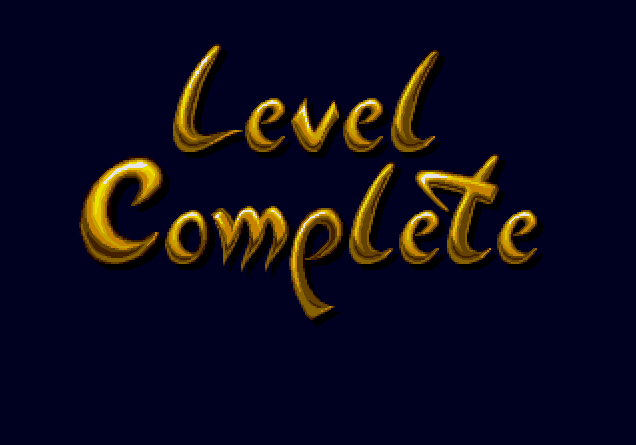
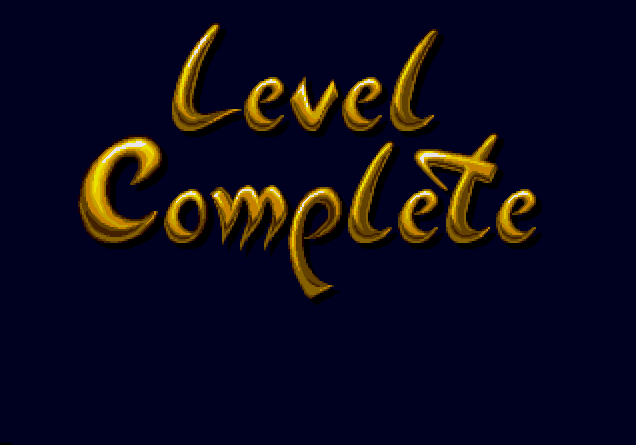
Layers edited between the first and the second 636 x 445 image:
painted on "Layer 3" over left=0, top=23, right=543, bottom=445
